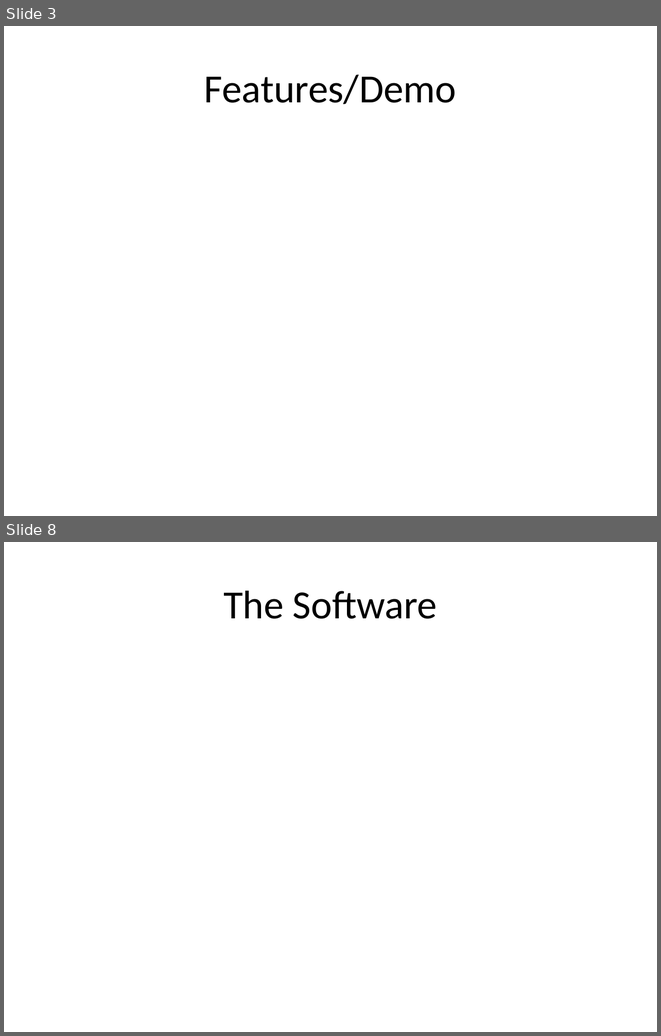
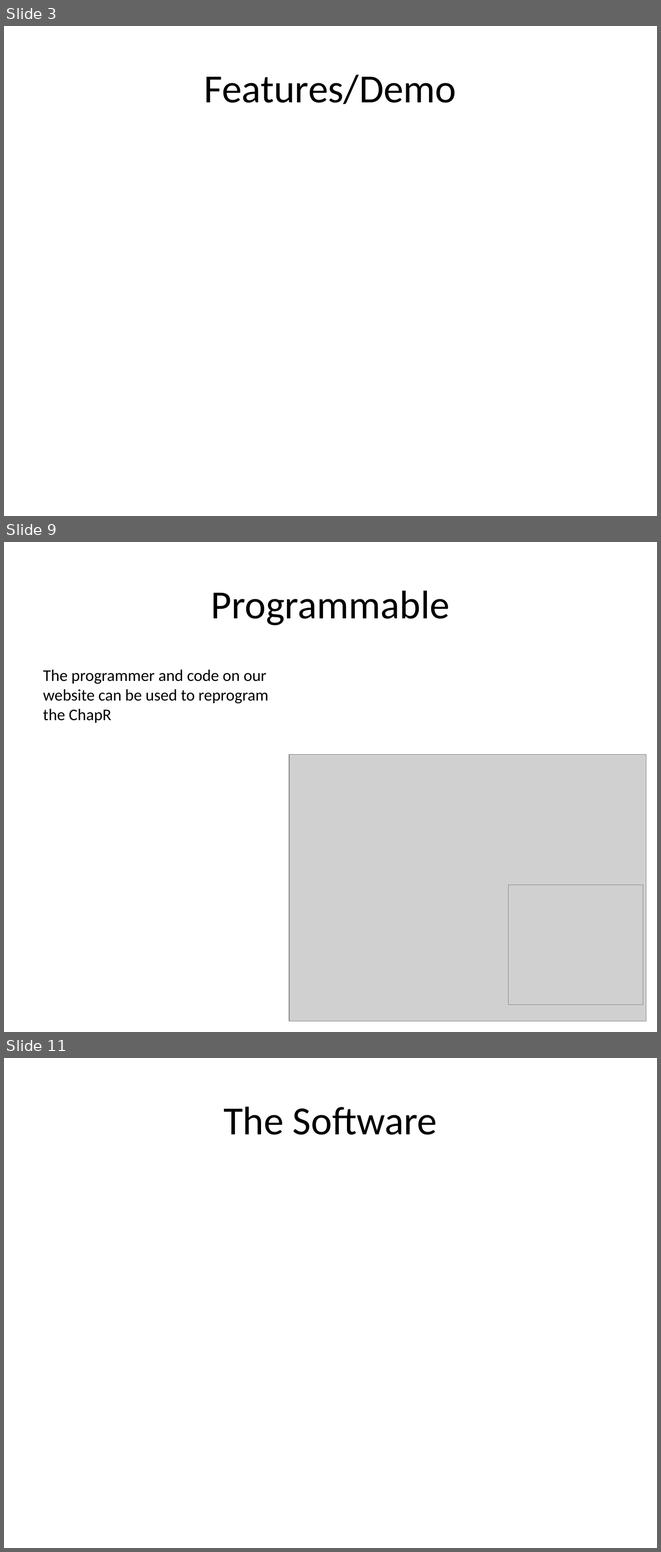
Before and after one commit to ChapResearch/ChapR, a slide deck: ChaprSVN/Promo/Presentation for FTC.pptx. Shown one above the other, each under a label of ours: slides 3 and 8 before the commit, slides 3, 9 and 11 after it; the slides between them are not shown. The pictures are 661x1036 and 661x1552 pixels, drawn with LibreOffice and Linux fonts; fonts in the diff are those of the drawing; grey boxes stand for pictures. Boxes give left, top, right and bottom in pixels: in the first picture for what was removed or moved away, otherwise in the second. Text is boxed around its words. In the diff, an @@ line names an element or a change of style, - is before the commit and + after.

Commit message:
Added more pictures and updated the presentation for FTC.

```diff
--- a/ChaprSVN/Promo/Presentation for FTC.pptx
+++ b/ChaprSVN/Promo/Presentation for FTC.pptx
@@ slide 9 added at box(4, 542, 657, 1032), background #FFFFFF @@
@@ title added at box(211, 590, 450, 625), 44 pt, text #000000 @@
+Programmable
@@ text added at box(43, 669, 268, 723), 18 pt, text #000000 @@
+The programmer and code on our website can be used to reprogram the ChapR
@@ picture added at box(289, 754, 646, 1021) @@
@@ picture added at box(508, 885, 643, 1004) @@
@@ what was slide 8 is now slide 11 @@
```
Also in this commit, not shown: 2 slides changed, 4 other slides added, 2 slides removed, 8 other files.
